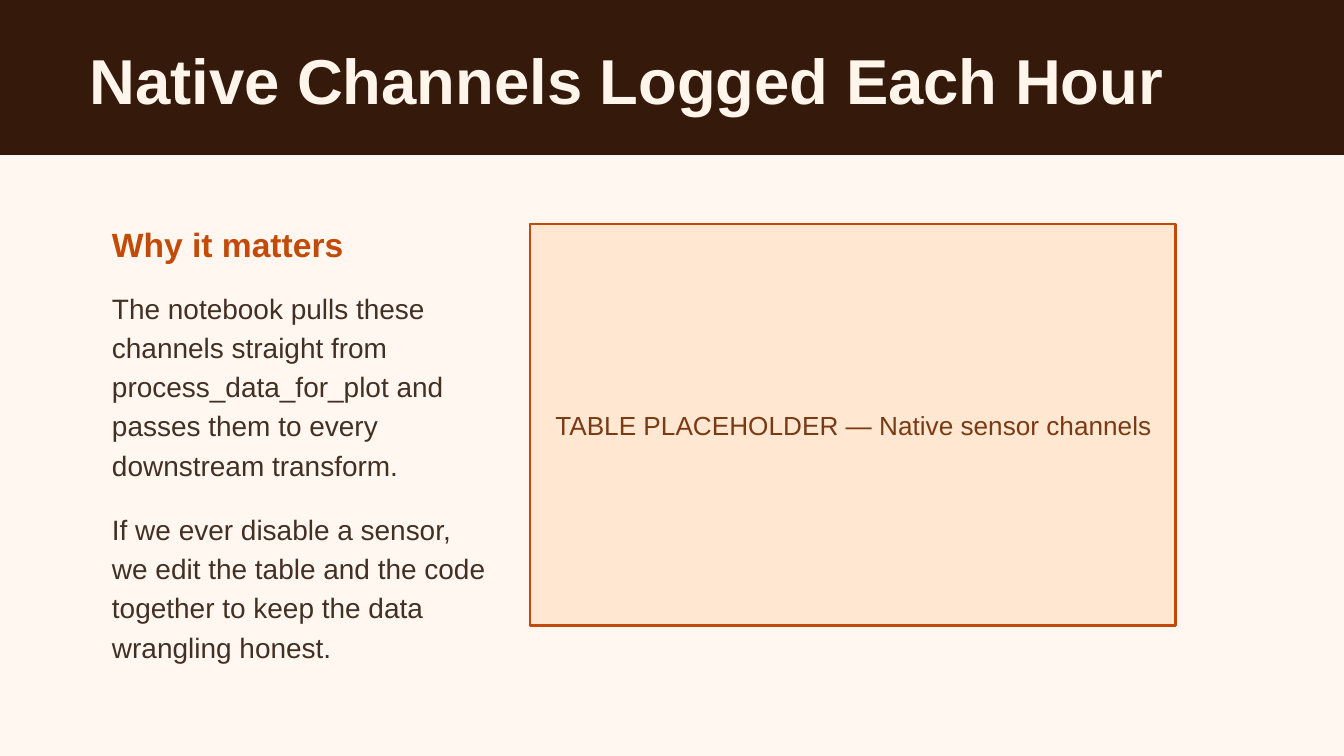
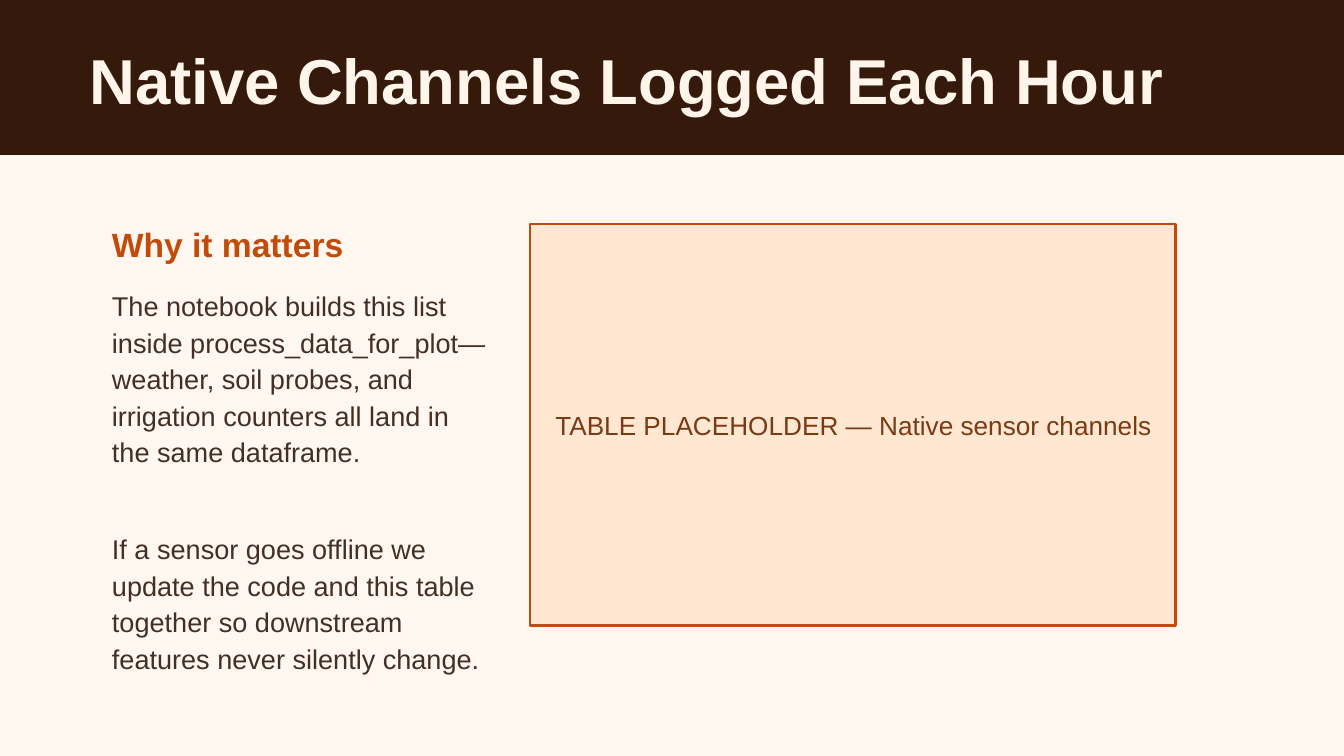
Before and after one commit to Bryan-Nsoh/slide-maker, a slide deck: slide 6 of workspace/presentations/eda-lstm-vwc-prediction.pptx. Drawn at 1344x756 pixels with LibreOffice and Linux fonts; fonts in the diff are those of the drawing. Boxes give left, top, right and bottom in pixels: in the first picture for what was removed or moved away, otherwise in the second. Text is boxed around its words. In the diff, an @@ line names an element or a change of style, - is before the commit and + after.

Commit message:
Integrate final visuals for features, modeling, and validation

```diff
--- a/workspace/presentations/eda-lstm-vwc-prediction.pptx
+++ b/workspace/presentations/eda-lstm-vwc-prediction.pptx
@@ text at (112,296,485,463): text changed; size 15 to 14.5 pt @@
-The notebook pulls these channels straight from process_data_for_plot and passes them to every downstream transform.
+The notebook builds this list inside process_data_for_plot—weather, soil probes, and irrigation counters all land in the same dataframe.
@@ text at (112,539,479,674): text changed; size 15 to 14.5 pt @@
-If we ever disable a sensor, we edit the table and the code together to keep the data wrangling honest.
+If a sensor goes offline we update the code and this table together so downstream features never silently change.
```
Also in this commit, not shown: 3 other slides changed, 1 slide added, 1 slide removed, 7 other files.
